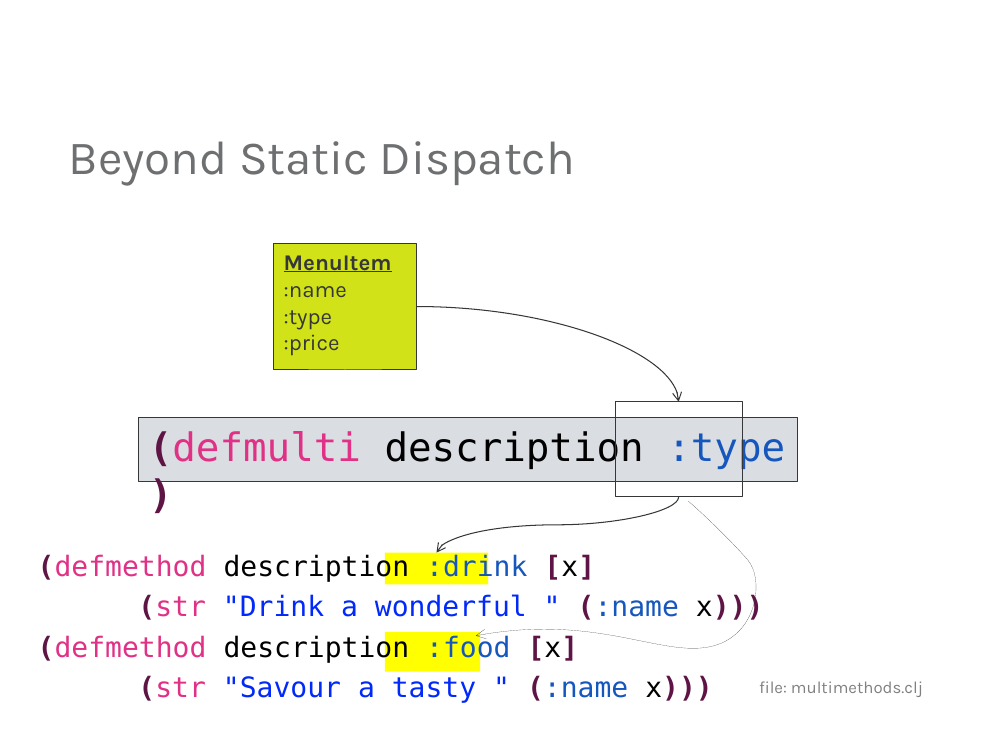
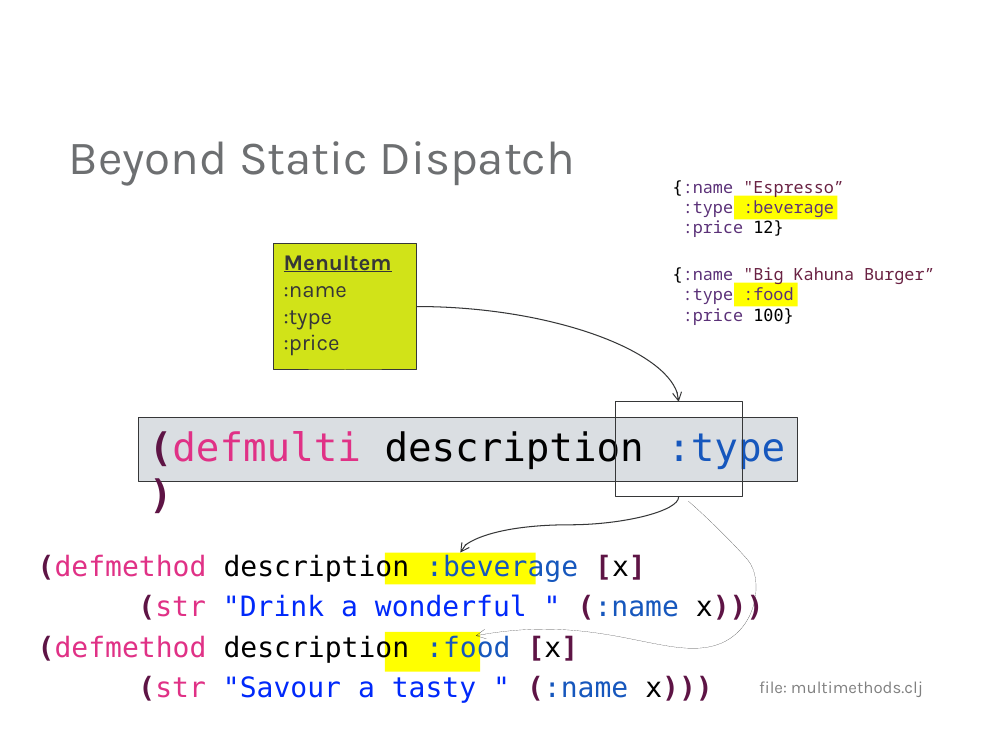
Before and after one commit to mjul/top-10-clojure-oredev-2011, a slide deck: slide 44 of Top Things to Learn From Clojure.pptx (slide 43 before the commit). Drawn at 1008x756 pixels with LibreOffice and Linux fonts; fonts in the diff are those of the drawing; background and template pictures are left out. Boxes give left, top, right and bottom in pixels: in the first picture for what was removed or moved away, otherwise in the second. Text is boxed around its words. In the diff, an @@ line names an element or a change of style, - is before the commit and + after.

```diff
--- a/Top Things to Learn From Clojure.pptx
+++ b/Top Things to Learn From Clojure.pptx
@@ text added at [673,180,844,237], 12 pt, text #5B3178 @@
+{:name "Espresso”
+:type :beverage
+:price 12}
@@ rectangle added at [734,196,837,220], fill #FFFF00 @@
@@ text added at [673,267,935,325], 12 pt, text #5B3178 @@
+{:name "Big Kahuna Burger”
+:type :food
+:price 100}
@@ rectangle added at [734,283,797,307], fill #FFFF00 @@
@@ curved arrow moved from (678, 497) - (436, 552) to (678, 497) - (461, 552) @@
@@ text at [38,553,646,582]: text changed @@
-(defmethod description :drink [x]
+(defmethod description :beverage [x]
@@ rectangle: place and size @@
-rectangle at [385,552,488,584]
+rectangle at [385,552,536,584]
```
Also in this commit, not shown: 7 other slides changed, 1 slide added, 1 other file.
